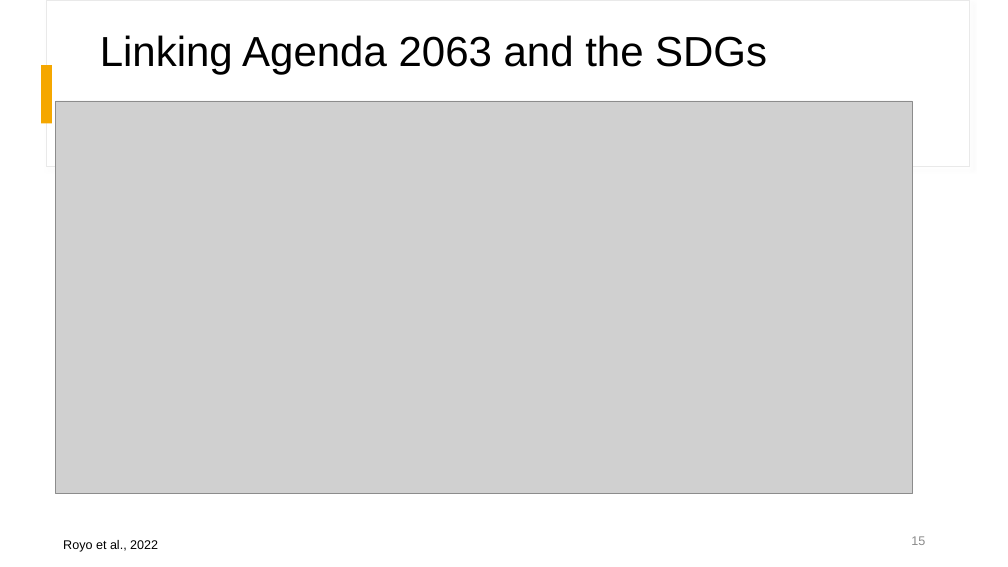
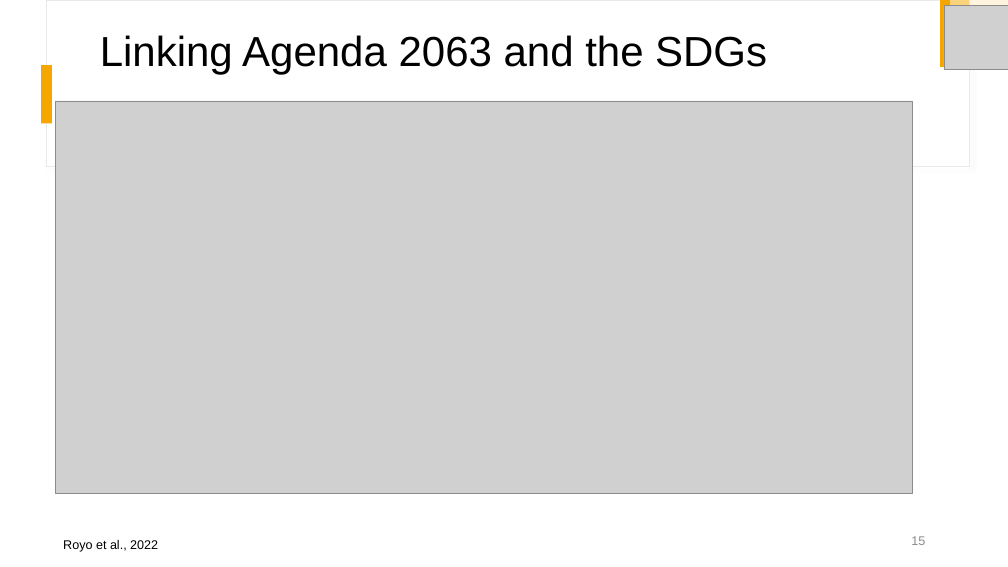
Before and after one commit to CDEteaching/IntegrateSustainabilityIntoHigherEducation_pilotcourse, a slide deck: slide 15 of docs/resources/slides/01_Introduction_to_SD_consolidated.pptx. Drawn at 1008x567 pixels with LibreOffice and Linux fonts; fonts in the diff are those of the drawing; grey boxes stand for pictures. Boxes give left, top, right and bottom in pixels: in the first picture for what was removed or moved away, otherwise in the second. Text is boxed around its words. In the diff, an @@ line names an element or a change of style, - is before the commit and + after.

```diff
--- a/docs/resources/slides/01_Introduction_to_SD_consolidated.pptx
+++ b/docs/resources/slides/01_Introduction_to_SD_consolidated.pptx
@@ group added at [940, 0, 1008, 70]: 3 rectangles, 1 picture @@
```
Also in this commit, not shown: 12 other slides changed, 25 other files.
